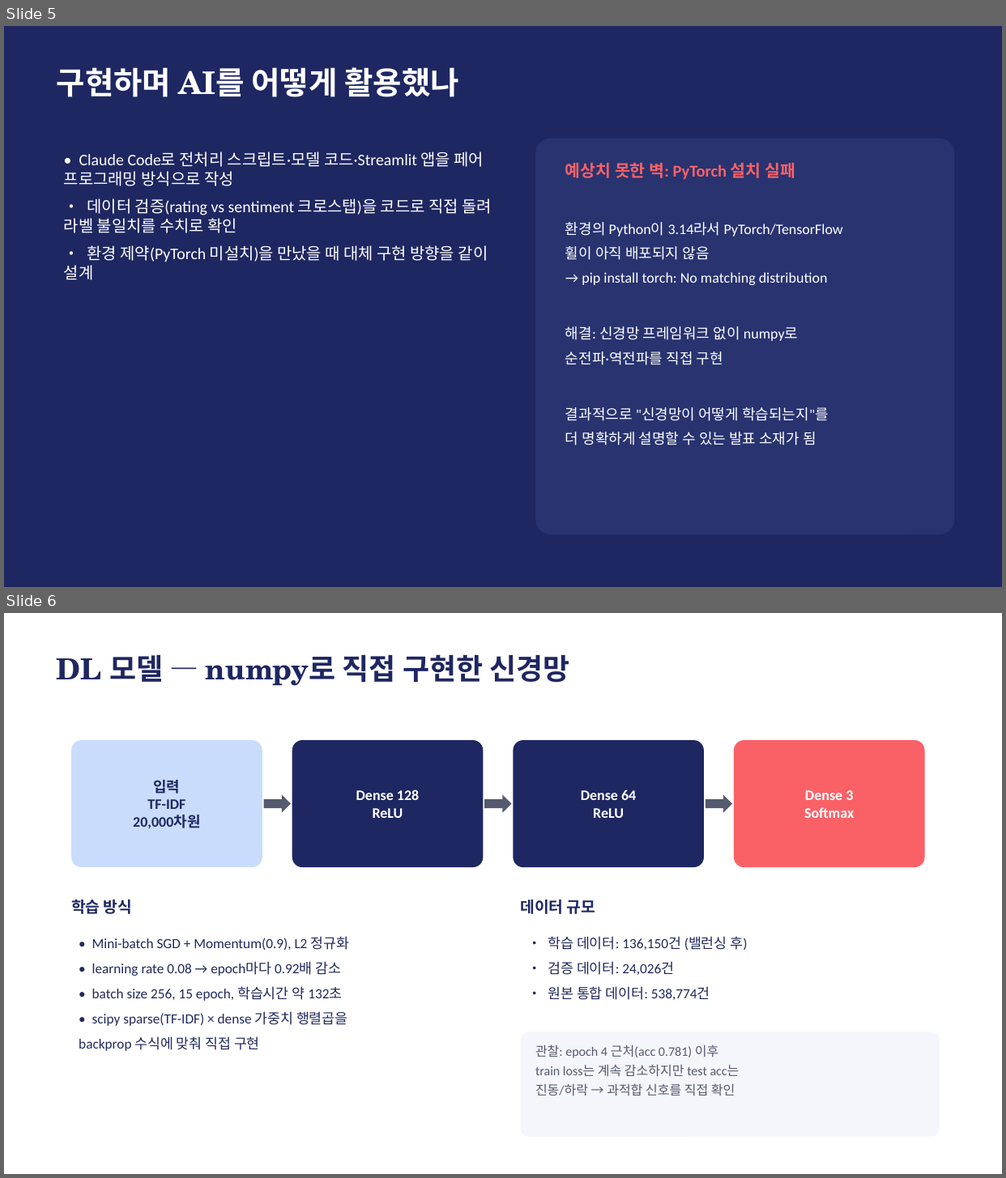
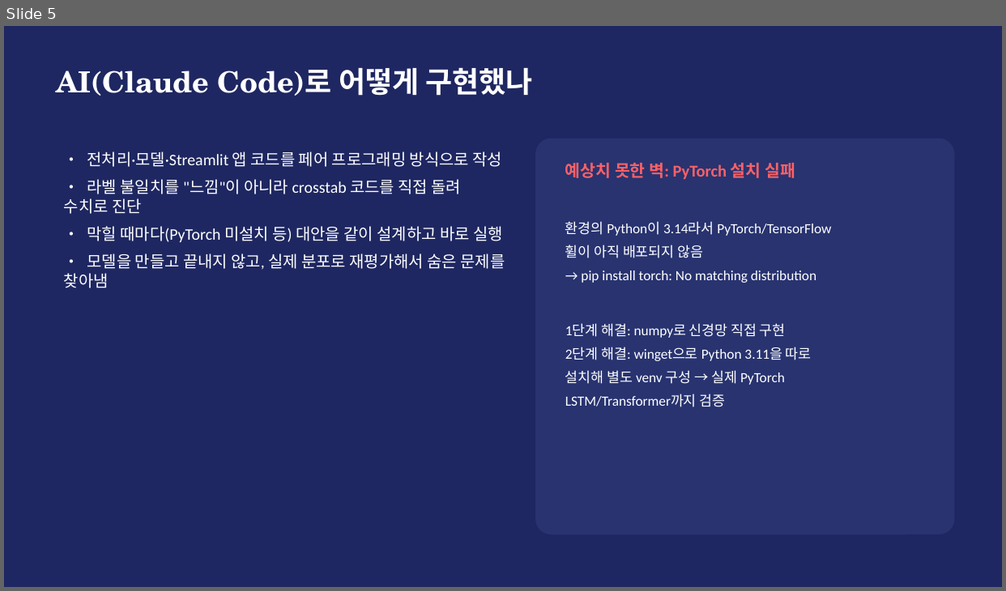
Before and after one commit to dong29482757-beep/shopping-review-crawler, a slide deck: BeautyScope_발표.pptx. Shown one above the other, each under a label of ours: slides 5 and 6 before the commit, slide 5 after it. The pictures are 1006x1178 and 1006x591 pixels, drawn with LibreOffice and Linux fonts; fonts in the diff are those of the drawing. Boxes give left, top, right and bottom in pixels: in the first picture for what was removed or moved away, otherwise in the second. Text is boxed around its words. In the diff, an @@ line names an element or a change of style, - is before the commit and + after.

```diff
--- a/BeautyScope_발표.pptx
+++ b/BeautyScope_발표.pptx
@@ slide 6 removed at <box>4,613,1002,1174</box>, background #FFFFFF @@
@@ text removed at <box>57,654,569,686</box> @@
-DL 모델 — numpy로 직접 구현한 신경망
@@ rounded rectangle removed at <box>71,740,262,867</box> @@
-입력
-TF-IDF
-20,000차원
@@ rounded rectangle removed at <box>292,740,484,867</box> @@
-Dense 128
-ReLU
@@ rounded rectangle removed at <box>513,740,704,867</box> @@
-Dense 64
-ReLU
@@ rounded rectangle removed at <box>734,740,925,867</box> @@
-Dense 3
-Softmax
@@ right arrow removed at <box>264,795,291,813</box> @@
@@ right arrow removed at <box>484,795,512,813</box> @@
@@ right arrow removed at <box>705,795,732,813</box> @@
@@ text removed at <box>71,899,132,914</box> @@
-학습 방식
@@ text removed at <box>521,900,595,914</box> @@
-데이터 규모
@@ text removed at <box>79,936,350,1051</box> @@
-• Mini-batch SGD + Momentum(0.9), L2 정규화
-• learning rate 0.08 → epoch마다 0.92배 감소
-• batch size 256, 15 epoch, 학습시간 약 132초
-• scipy sparse(TF-IDF) × dense 가중치 행렬곱을
-backprop 수식에 맞춰 직접 구현
@@ text removed at <box>548,936,747,1000</box> @@
-• 학습 데이터: 136,150건 (밸런싱 후)
-• 검증 데이터: 24,026건
-• 원본 통합 데이터: 538,774건
@@ rounded rectangle removed at <box>521,1033,940,1137</box> @@
@@ text removed at <box>535,1045,739,1096</box> @@
-관찰: epoch 4 근처(acc 0.781) 이후
-train loss는 계속 감소하지만 test acc는
-진동/하락 → 과적합 신호를 직접 확인
@@ slide 5 changed as well @@
@@ text at <box>57,67,532,96</box>: text changed; size 30 to 28 pt @@
-구현하며 AI를 어떻게 활용했나
+AI(Claude Code)로 어떻게 구현했나
@@ text at <box>64,152,505,288</box>: text changed @@
-• Claude Code로 전처리 스크립트·모델 코드·Streamlit 앱을 페어 프로그래밍 방식으로 작성
-• 데이터 검증(rating vs sentiment 크로스탭)을 코드로 직접 돌려 라벨 불일치를 수치로 확인
-• 환경 제약(PyTorch 미설치)을 만났을 때 대체 구현 방향을 같이 설계
+• 전처리·모델·Streamlit 앱 코드를 페어 프로그래밍 방식으로 작성
+• 라벨 불일치를 "느낌"이 아니라 crosstab 코드를 직접 돌려 수치로 진단
+• 막힐 때마다(PyTorch 미설치 등) 대안을 같이 설계하고 바로 실행
+• 모델을 만들고 끝내지 않고, 실제 분포로 재평가해서 숨은 문제를 찾아냄
@@ text at <box>565,221,831,258</box>: size 14 to 13.5 pt in "환경의 Python이 3.14라서 PyTorch/TensorFlow", "휠이 아직 배포되지 않음", "→ pip install torch: No matching distribution" @@
@@ text at <box>565,323,812,408</box>: text changed; size 14 to 13.5 pt @@
-해결: 신경망 프레임워크 없이 numpy로
-순전파·역전파를 직접 구현
-결과적으로 "신경망이 어떻게 학습되는지"를
-더 명확하게 설명할 수 있는 발표 소재가 됨
+1단계 해결: numpy로 신경망 직접 구현
+2단계 해결: winget으로 Python 3.11을 따로
+설치해 별도 venv 구성 → 실제 PyTorch
+LSTM/Transformer까지 검증
```
Also in this commit, not shown: 5 other slides changed, 6 slides added, 3 other slides removed, 3 other files.
